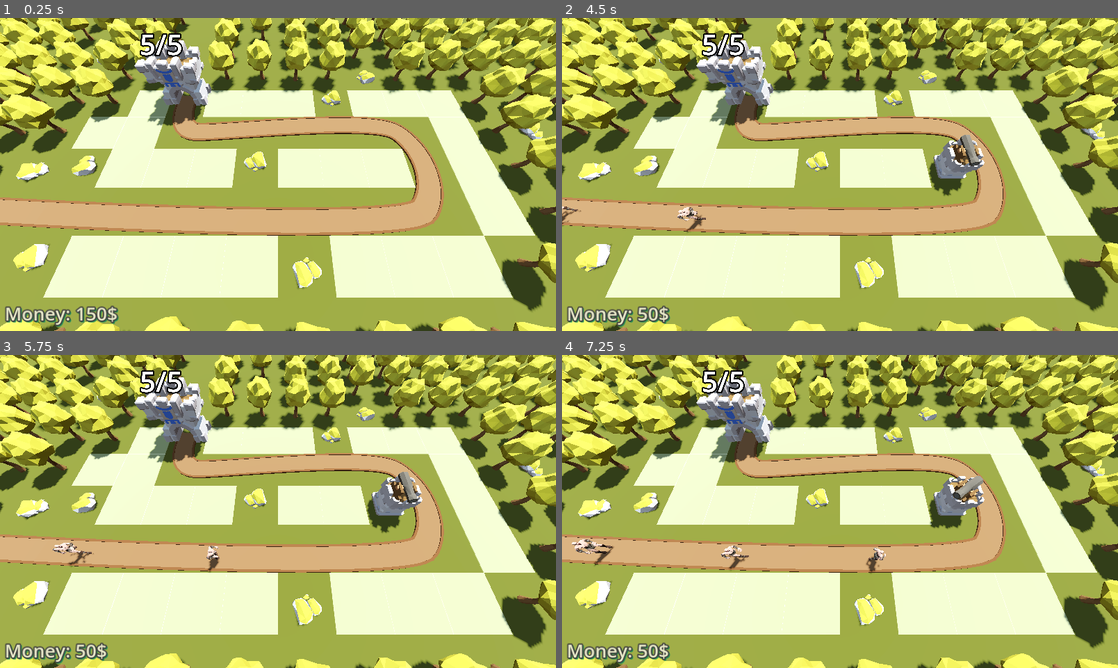
Above: before the commit, frames 1-4 (two rows, left to right).
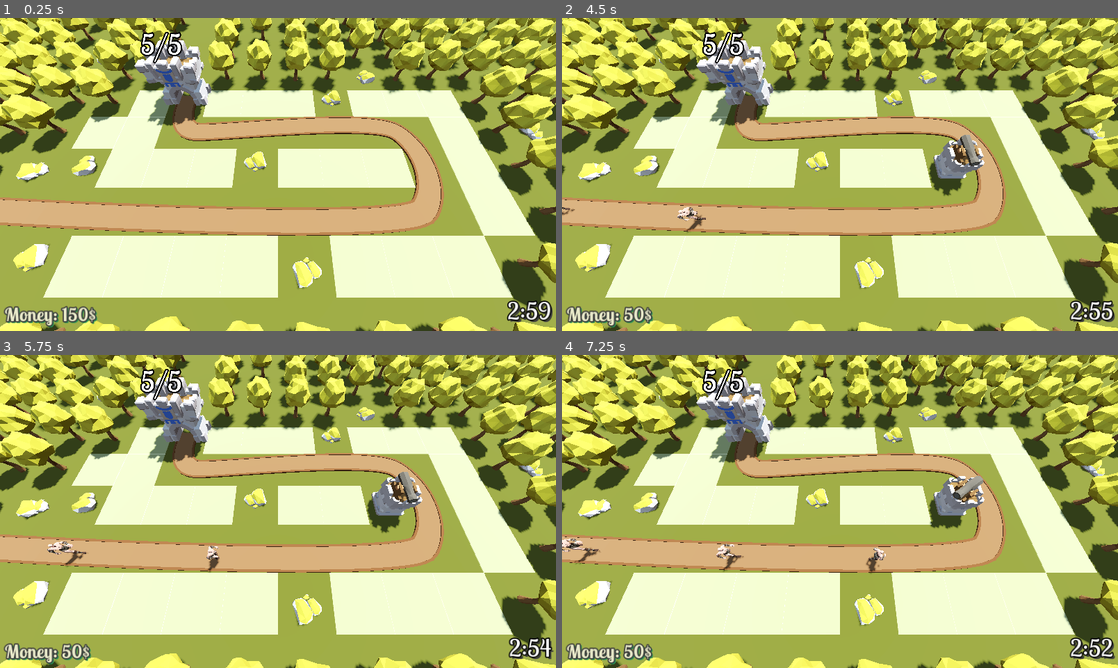
Above: after the commit, the same moments.

Repository: Assasquid/barbarian_blaster
Game: Godot game, scene res://Scenes/base_level.tscn
Two runs of this game, one before a commit and one after it. Both use one fixed random seed, a clock stepped at 60 frames per second and the inputs below.
Inputs (mouse positions are in pixels of both pictures, inside the frame that each line leads up to):
- Up to frame 1 (0.25 s): no input
- Up to frame 2 (4.5 s): tap Enter at 0.5 s; move the mouse to (962, 158) at 0.52 s; press the mouse at (962, 158) at 0.53 s; move the mouse to (728, 190) at 1.27 s; release the mouse at (728, 190) at 1.28 s; click (728, 190) at 1.35 s; tap Space at 2 s; move the mouse to (895, 105) at 2.02 s; press the mouse at (895, 105) at 2.03 s; move the mouse to (812, 237) at 2.77 s; release the mouse at (812, 237) at 2.78 s; click (812, 237) at 2.85 s; move the mouse to (1006, 221) at 3.52 s; press the mouse at (1006, 221) at 3.53 s; move the mouse to (673, 127) at 4.27 s; release the mouse at (673, 127) at 4.28 s; click (673, 127) at 4.35 s
- Up to frame 3 (5.75 s): move the mouse to (305, 511) at 5.02 s; press the mouse at (305, 511) at 5.03 s
- Up to frame 4 (7.25 s): move the mouse to (756, 433) at 5.77 s; release the mouse at (756, 433) at 5.78 s; click (756, 433) at 5.85 s; move the mouse to (962, 495) at 6.52 s; press the mouse at (962, 495) at 6.53 s

The runs differ from the first frame. In frame 1, 1.6% of the frame differs, in the area x 0-100%, y 4-99%; in frame 2, 1.6%; in frame 3, 1.8%; in frame 4, 2.1%.

Commit message:
Tweak the UI, money goal and add a timer.

Diff:
--- a/Scenes/base.tscn
+++ b/Scenes/base.tscn
@@ -1,7 +1,8 @@
-[gd_scene load_steps=3 format=3 uid="uid://c45xr63uqvc0c"]
+[gd_scene load_steps=4 format=3 uid="uid://c45xr63uqvc0c"]
 
 [ext_resource type="Script" path="res://Scripts/base.gd" id="1_p6f0b"]
 [ext_resource type="PackedScene" uid="uid://cq821da583fty" path="res://Assets/Base.glb" id="2_s5254"]
+[ext_resource type="FontFile" uid="uid://dwn3lv6ii7cag" path="res://Assets/LobsterTwo-Regular.ttf" id="3_lm4tq"]
 
 [node name="Base" type="Node3D" groups=["base"]]
 transform = Transform3D(1, 0, 0, 0, 1, 0, 0, 0, 1, -10, 0, -7)
@@ -13,5 +14,6 @@
 transform = Transform3D(1, 0, 0, 0, 1, 0, 0, 0, 1, 0, 5.5, 0)
 billboard = 1
 text = "X/X"
+font = ExtResource("3_lm4tq")
 font_size = 480
 outline_size = 96
--- a/Scenes/base_level.tscn
+++ b/Scenes/base_level.tscn
@@ -7,9 +7,11 @@
 [ext_resource type="Script" path="res://Scripts/enemy_path.gd" id="3_s3yrn"]
 [ext_resource type="Script" path="res://Scripts/turret_manager.gd" id="5_qj1v3"]
 [ext_resource type="PackedScene" uid="uid://brwaqwe0c6u0d" path="res://Scenes/turret.tscn" id="6_jg5wx"]
+[ext_resource type="FontFile" uid="uid://dwn3lv6ii7cag" path="res://Assets/LobsterTwo-Regular.ttf" id="8_b6agd"]
 [ext_resource type="Script" path="res://Scripts/bank.gd" id="8_nnd8n"]
 [ext_resource type="PackedScene" uid="uid://c260wuv1p25l7" path="res://Scenes/difficulty_manager.tscn" id="9_2df6k"]
 [ext_resource type="PackedScene" uid="uid://cg11jdjus7is3" path="res://Scenes/victory_layer.tscn" id="10_icmeq"]
+[ext_resource type="FontFile" uid="uid://bdw66dyfmhfex" path="res://Assets/LobsterTwo-Bold.ttf" id="10_l4u7h"]
 
 [sub_resource type="ProceduralSkyMaterial" id="ProceduralSkyMaterial_timms"]
 sky_horizon_color = Color(0.64625, 0.65575, 0.67075, 1)
@@ -42,6 +44,9 @@
 
 [sub_resource type="StandardMaterial3D" id="StandardMaterial3D_0mk6a"]
 albedo_color = Color(0.415686, 0.25098, 0.113725, 1)
+
+[sub_resource type="Theme" id="Theme_2etc5"]
+default_font = ExtResource("8_b6agd")
 
 [sub_resource type="LabelSettings" id="LabelSettings_1yxe1"]
 font_size = 64
@@ -134,6 +139,7 @@
 wait_time = 2.0
 
 [node name="Base" parent="." instance=ExtResource("3_1mlrs")]
+engine_time_scale = 1
 
 [node name="TurretManager" type="Node3D" parent="." node_paths=PackedStringArray("enemy_path")]
 script = ExtResource("5_qj1v3")
@@ -147,6 +153,7 @@
 grow_horizontal = 2
 grow_vertical = 2
 mouse_filter = 2
+theme = SubResource("Theme_2etc5")
 theme_override_constants/margin_left = 16
 theme_override_constants/margin_top = 16
 theme_override_constants/margin_right = 16
@@ -157,9 +164,23 @@
 layout_mode = 2
 size_flags_horizontal = 0
 size_flags_vertical = 8
-text = "MONEY: 42000000"
+theme_override_fonts/font = ExtResource("10_l4u7h")
+text = "Money: 42000000"
 label_settings = SubResource("LabelSettings_1yxe1")
 vertical_alignment = 1
+
+[node name="TimeLeftLabel" type="Label" parent="Bank"]
+layout_mode = 2
+size_flags_horizontal = 8
+size_flags_vertical = 8
+theme = SubResource("Theme_2etc5")
+theme_override_colors/font_shadow_color = Color(0.243137, 0.243137, 0.235294, 1)
+theme_override_colors/font_outline_color = Color(0, 0, 0, 1)
+theme_override_constants/shadow_offset_x = 8
+theme_override_constants/shadow_offset_y = 8
+theme_override_constants/outline_size = 16
+theme_override_font_sizes/font_size = 84
+text = "3:00"
 
 [node name="DifficultyManager" parent="." instance=ExtResource("9_2df6k")]
 
--- a/Scenes/victory_layer.tscn
+++ b/Scenes/victory_layer.tscn
@@ -1,7 +1,11 @@
-[gd_scene load_steps=4 format=3 uid="uid://cg11jdjus7is3"]
+[gd_scene load_steps=6 format=3 uid="uid://cg11jdjus7is3"]
 
 [ext_resource type="Script" path="res://Scripts/victory_layer.gd" id="1_a8hba"]
 [ext_resource type="Texture2D" uid="uid://b4p3u2m7n2tyd" path="res://Assets/star.png" id="2_ks40n"]
+[ext_resource type="FontFile" uid="uid://dwn3lv6ii7cag" path="res://Assets/LobsterTwo-Regular.ttf" id="2_lxump"]
+
+[sub_resource type="Theme" id="Theme_2etc5"]
+default_font = ExtResource("2_lxump")
 
 [sub_resource type="LabelSettings" id="LabelSettings_id03v"]
 font_size = 80
@@ -23,6 +27,7 @@
 anchor_bottom = 1.0
 grow_horizontal = 2
 grow_vertical = 2
+theme = SubResource("Theme_2etc5")
 
 [node name="PanelContainer" type="PanelContainer" parent="CenterContainer"]
 custom_minimum_size = Vector2(400, 400)
@@ -94,6 +99,7 @@
 
 [node name="HBoxContainer" type="HBoxContainer" parent="CenterContainer/PanelContainer/VBoxContainer"]
 layout_mode = 2
+size_flags_vertical = 10
 
 [node name="RetryButton" type="Button" parent="CenterContainer/PanelContainer/VBoxContainer/HBoxContainer"]
 layout_mode = 2
--- a/Scripts/Bank.gd
+++ b/Scripts/Bank.gd
@@ -3,9 +3,10 @@
 @export var starting_money := 150
 
 @onready var label: Label = $Label
+@onready var time_left_label: Label = $TimeLeftLabel
 
 
-var money : int:
+var money: int:
 	set(new_value):
 		#money = new_value
 		#if money < 0:
@@ -14,5 +15,12 @@
 		money = max(new_value, 0)
 		label.text = "Money: " + str(money) + "$"
 
+
+var time_left: String:
+	set(new_value):
+		time_left = new_value
+		time_left_label.text = new_value
+
+
 func _ready() -> void:
 	money = starting_money
--- a/Scripts/base.gd
+++ b/Scripts/base.gd
@@ -1,5 +1,6 @@
 extends Node3D
 
+@export var engine_time_scale = 3
 @export var max_health: int = 5
 
 var current_health: int:
@@ -20,6 +21,7 @@
 
 func _ready()-> void:
 	current_health = max_health
+	Engine.time_scale = engine_time_scale
 
 
 func take_damage()-> void:
--- a/Scripts/difficulty_manager.gd
+++ b/Scripts/difficulty_manager.gd
@@ -2,15 +2,37 @@
 
 signal stop_spawning_enemies
 
-@export var game_length := 30.0
+@export var game_length := 180.0
 @export var spawn_time_min_curve: Curve
 @export var spawn_time_max_curve: Curve
 @export var enemy_health_curve: Curve
+
+@onready var bank = get_tree().get_first_node_in_group("bank")
+
 @onready var timer: Timer = $Timer
+
+var minutes_left: int
+var seconds_left: int
 
 
 func _ready() -> void:
 	timer.start(game_length)
+
+
+func _process(delta: float) -> void:
+	bank.time_left = time_to_minutes_seconds(timer.time_left)
+
+
+func time_to_minutes_seconds(time_remaining: float) -> String:
+	minutes_left = int(time_remaining / 60)
+	time_remaining -= minutes_left * 60
+	seconds_left = int(time_remaining)
+
+	if seconds_left < 10:
+		return str(minutes_left) + ":" + "0" + str(seconds_left)
+	else:
+		return str(minutes_left) + ":" + str(seconds_left)
+
 
 
 func game_progress_ratio() -> float:
--- a/Scripts/victory_layer.gd
+++ b/Scripts/victory_layer.gd
@@ -1,6 +1,6 @@
 extends CanvasLayer
 
-@export var money_goal := 210
+@export var money_goal := 1900
 
 @onready var star_1: TextureRect = %Star1
 @onready var star_2: TextureRect = %Star2
Binary file added: Assets/LobsterTwo-Bold.ttf
Not shown, added: Assets/LobsterTwo-Bold.ttf.import
Binary file added: Assets/LobsterTwo-Regular.ttf
Not shown, added: Assets/LobsterTwo-Regular.ttf.import
Not shown: 1 places in Scenes/base_level.tscn that only renumber resources
